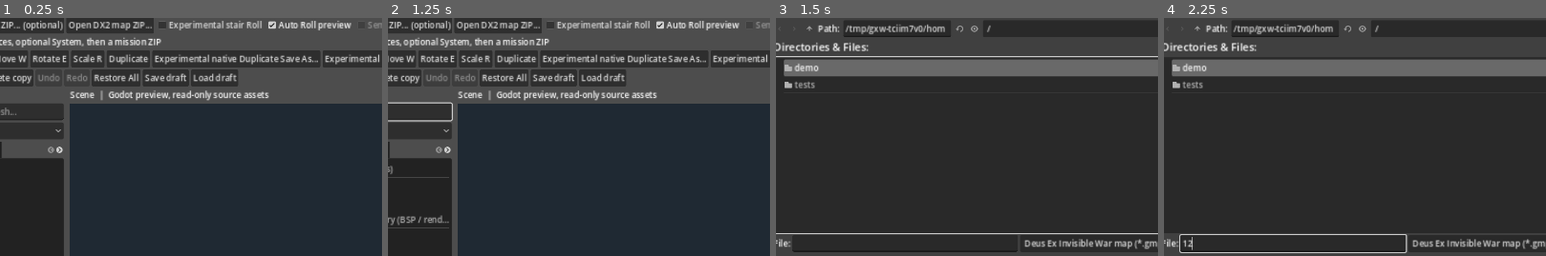
Above: before the commit, frames 1-4 (left to right).
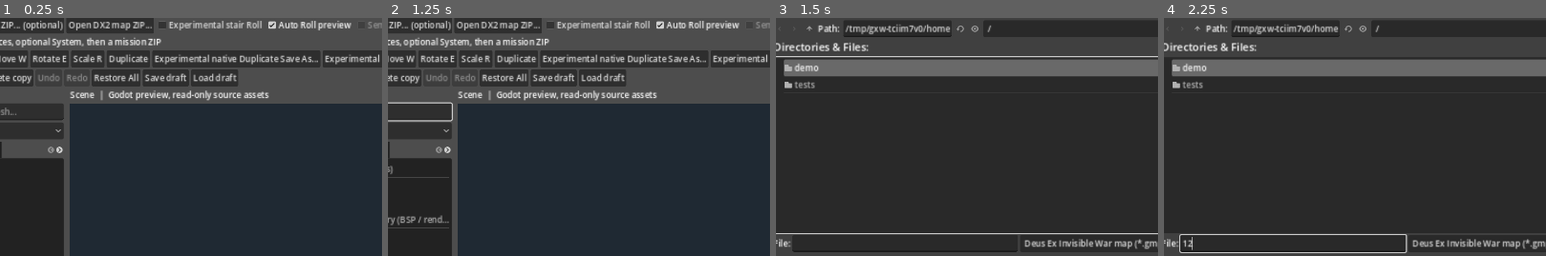
Above: after the commit, the same moments.

Repository: JakX2/Deus-Ex-2-SDK
Game: Godot game, scene res://main.tscn
The game is run twice, just before and just after one commit, with the same random seed, the same clock (stepped at 60 frames per second) and the same inputs.
Inputs (mouse positions are % of the whole screen's width and height, from its top left):
- Up to frame 1 (0.25 s): no input
- Up to frame 2 (1.25 s): click (10, 31) at 0.52 s; type "Alex" at 0.6 s
- Up to frame 3 (1.5 s): click "Open DX2 map (.gmp)" at 1.25 s
- Up to frame 4 (2.25 s): click (29, 59) at 2.02 s; type "12" at 2.1 s
The pictures show only the part of the screen within x 12-62%, y 11-61%; the shares and areas given below are measured in that part.

Frames 1-2 are identical in both runs. In frame 3, less than 0.1% of the frame differs, in the area x 44-57%, y 3-8%; in frame 4, less than 0.1%.

Commit message:
Correct source edge-classification scope to MOPP leaf subset

Diff:
--- a/native_editor/godot_editor/collision_source_picker.gd
+++ b/native_editor/godot_editor/collision_source_picker.gd
@@ -502,6 +502,8 @@
         "read_only": true,
         "native_map_written": false,
         "native_bsp_surface_verified": false,
+        "source_edge_classification_full_original_level": false,
+        "source_edge_classification_mopp_leaf_subset": true,
         "full_render_section_geometry_verified": false,
         "havok_runtime_adjacency_verified": false,
         "render_material_is_physics_material": false,
@@ -691,7 +693,8 @@
     base["area_weighted_centroid_level_xyz"] = [centroid.x, centroid.y, centroid.z]
     base["bounds_min_level_xyz"] = [bounds_min.x, bounds_min.y, bounds_min.z]
     base["bounds_max_level_xyz"] = [bounds_max.x, bounds_max.y, bounds_max.z]
-    base["source_edge_classification_full_original_level"] = true
+    base["source_edge_classification_full_original_level"] = false
+    base["source_edge_classification_mopp_leaf_subset"] = true
     base["connectivity_uses_exact_original_level_weld_ids"] = true
     base["mopp_neighbor_scope_only"] = true
     return base
